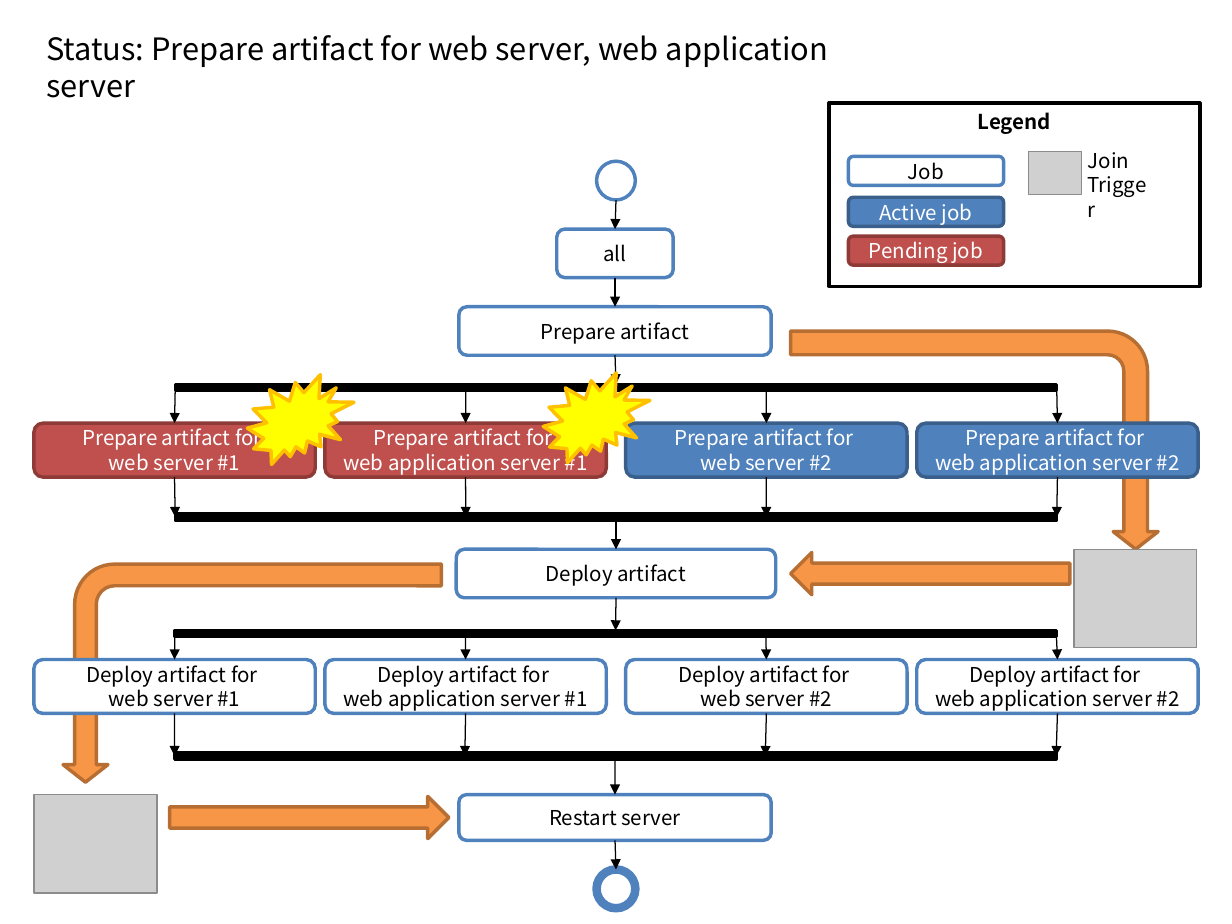
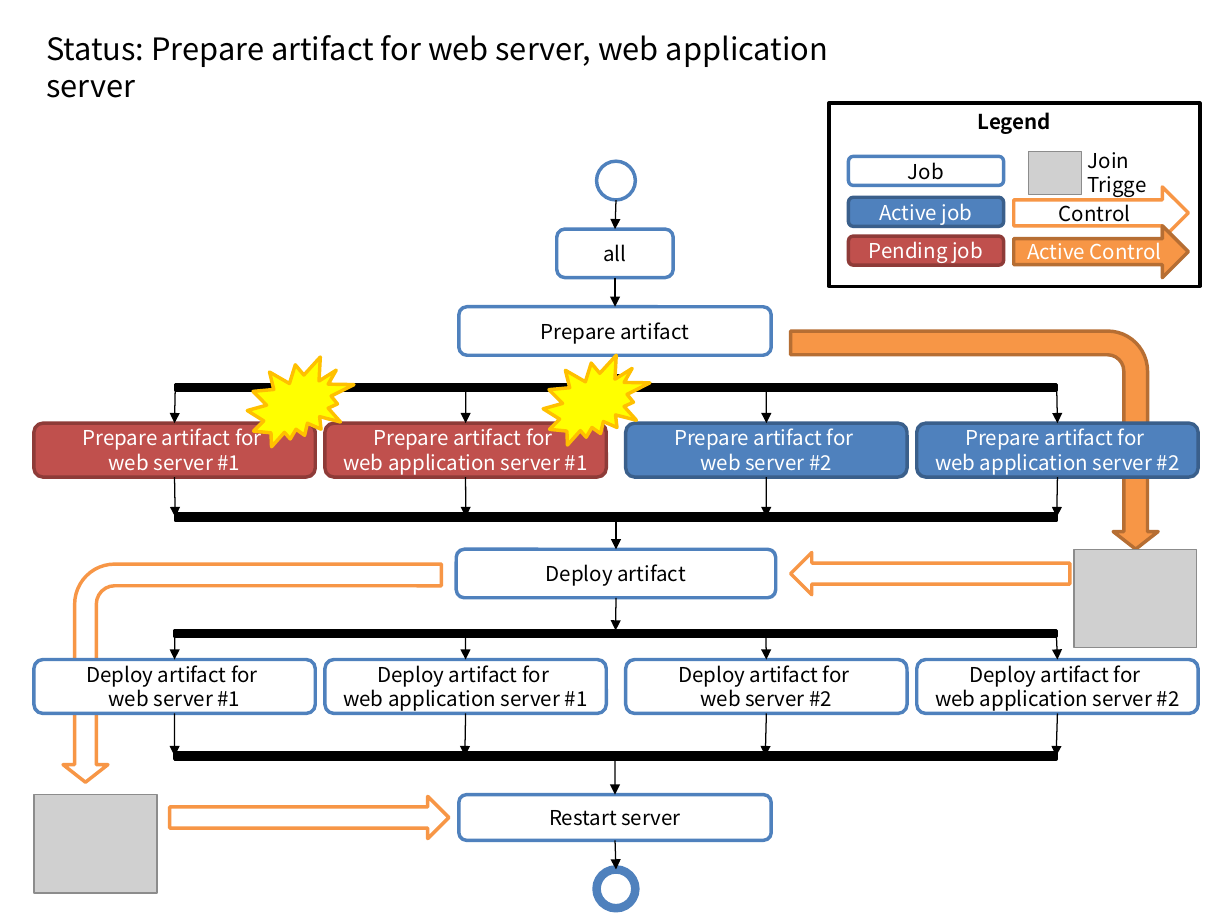
Before and after one commit to kwbaek/codelabor, a slide deck: slide 4 of documentation/draft/ci-environment/join.pptx. Drawn at 1232x924 pixels with LibreOffice and Linux fonts; fonts in the diff are those of the drawing; grey boxes stand for pictures. Boxes give left, top, right and bottom in pixels: in the first picture for what was removed or moved away, otherwise in the second. Text is boxed around its words. In the diff, an @@ line names an element or a change of style, - is before the commit and + after.

```diff
--- a/documentation/draft/ci-environment/join.pptx
+++ b/documentation/draft/ci-environment/join.pptx
@@ right arrow added at <box>1014,187,1189,239</box>, fill #FFFFFF, outline #F79646 2 pt, 12 pt, text #000000 @@
+Control
@@ right arrow added at <box>1014,225,1189,277</box>, fill #F79646, outline #B76F34 2 pt, 12 pt, text #FFFFFF @@
+Active Control
@@ irregular seal: place and size @@
-irregular seal at <box>248,375,355,464</box>
+irregular seal at <box>248,357,355,447</box>
@@ irregular seal: place and size @@
-irregular seal at <box>543,373,650,463</box>
+irregular seal at <box>543,355,650,445</box>
@@ fill #F79646 to #FFFFFF; outline #B76F34 2 pt to #F79646 2 pt in 3 elements at <box>63,564,441,782</box>, <box>170,796,450,838</box>, <box>791,552,1071,594</box> @@
```
Also in this commit, not shown: 7 other slides changed.
